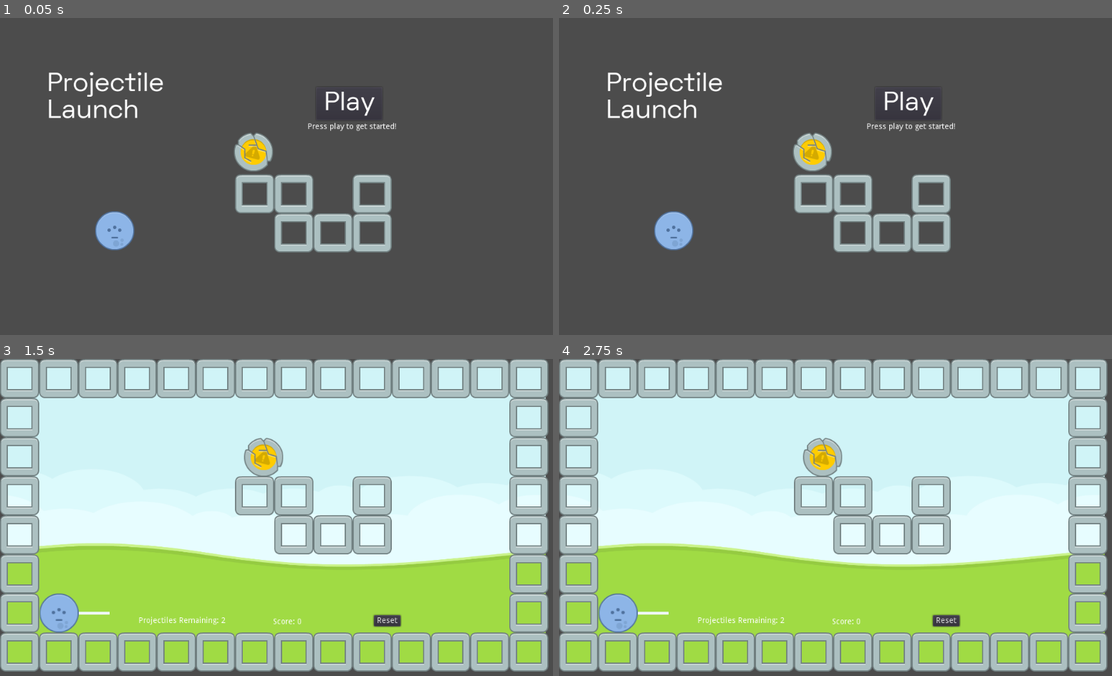
Above: before the commit, frames 1-4 (two rows, left to right).
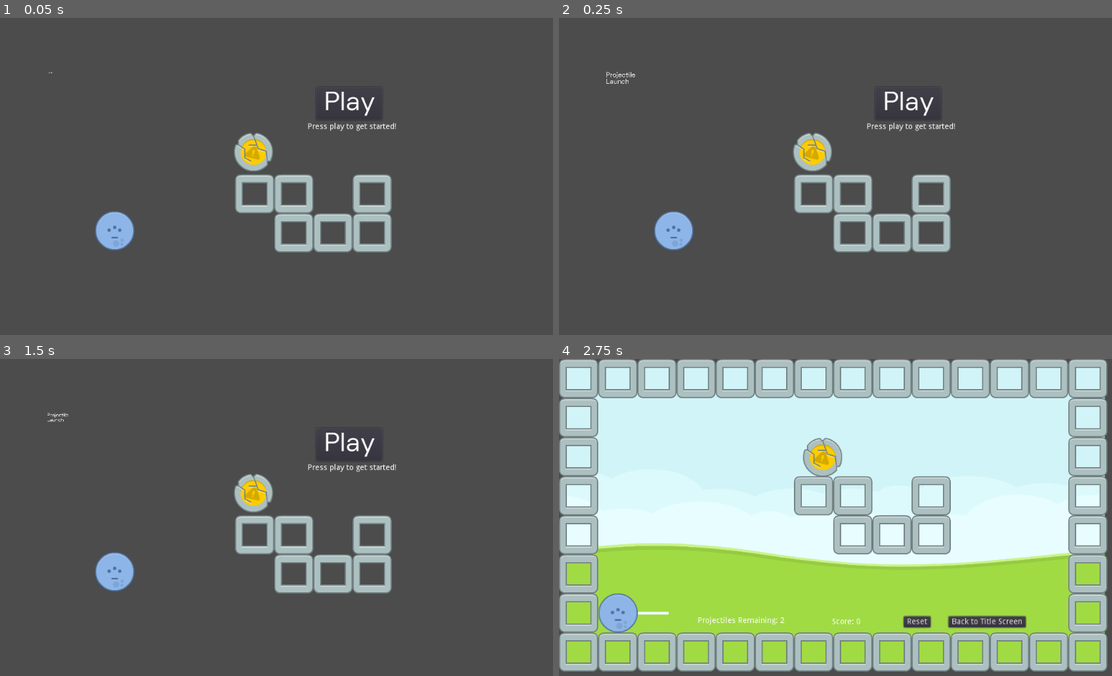
Above: after the commit, the same moments.

Repository: bsu-cs315/P1-Projectile-Launch
Game: Godot game, scene res://project/src/TitleScreen.tscn
The game is run twice, just before and just after one commit, with the same random seed, the same clock (stepped at 60 frames per second) and the same inputs.
Inputs (mouse positions are in pixels of both pictures, inside the frame that each line leads up to):
- Up to frame 1 (0.05 s): no input
- Up to frame 2 (0.25 s): no input
- Up to frame 3 (1.5 s): click "Play" at 0.5 s; click (425, 622) at 1.25 s, where only the run after the commit has a clickable "Back to Title Screen"
- Up to frame 4 (2.75 s): click (907, 444) at 2 s, where only the run after the commit has a clickable "Play"

The runs differ from the first frame. In frame 1, 0.8% of the frame differs, in the area x 8-30%, y 16-32%; in frame 2, 0.8%; in frame 3, 96%, in the area x 0-100%, y 0-99%; in frame 4, 0.9%.

Commit message:
Add game over scene

Diff:
--- /dev/null
+++ b/project/src/GameOver.gd
@@ -0,0 +1,11 @@
+extends CanvasLayer
+
+
+func _on_PlayAgain_pressed():
+# warning-ignore:return_value_discarded
+	get_tree().change_scene("res://project/src/Level.tscn")
+
+
+func _on_BackToTitleScreen_pressed():
+# warning-ignore:return_value_discarded
+	get_tree().change_scene("res://project/src/TitleScreen.tscn")
--- /dev/null
+++ b/project/src/GameOver.tscn
@@ -0,0 +1,89 @@
+[gd_scene load_steps=6 format=2]
+
+[ext_resource path="res://project/assets/fonts/SpaceGrotesk-Regular.ttf" type="DynamicFontData" id=1]
+[ext_resource path="res://project/src/GameOver.gd" type="Script" id=2]
+
+[sub_resource type="DynamicFont" id=1]
+size = 48
+font_data = ExtResource( 1 )
+
+[sub_resource type="DynamicFont" id=2]
+size = 48
+font_data = ExtResource( 1 )
+
+[sub_resource type="DynamicFont" id=3]
+size = 48
+font_data = ExtResource( 1 )
+
+[node name="GameOver" type="CanvasLayer"]
+script = ExtResource( 2 )
+
+[node name="YouLost" type="Label" parent="."]
+anchor_left = 0.5
+anchor_top = 0.5
+anchor_right = 0.5
+anchor_bottom = 0.5
+margin_left = -100.5
+margin_top = -150.0
+margin_right = 100.5
+margin_bottom = -105.0
+custom_fonts/font = SubResource( 1 )
+text = "You Lost"
+__meta__ = {
+"_edit_use_anchors_": false
+}
+
+[node name="PlayAgain" type="Button" parent="."]
+anchor_left = 0.5
+anchor_top = 0.5
+anchor_right = 0.5
+anchor_bottom = 0.5
+margin_left = -287.5
+margin_top = -25.0
+margin_right = -12.5
+margin_bottom = 25.0
+__meta__ = {
+"_edit_use_anchors_": false
+}
+
+[node name="Again" type="Label" parent="PlayAgain"]
+anchor_left = 0.5
+anchor_top = 0.5
+anchor_right = 0.5
+anchor_bottom = 0.5
+margin_left = -114.5
+margin_top = -22.5
+margin_right = 114.5
+margin_bottom = 22.5
+custom_fonts/font = SubResource( 2 )
+text = "Play Again"
+
+[node name="BackToTitleScreen" type="Button" parent="."]
+anchor_left = 0.5
+anchor_top = 0.5
+anchor_right = 0.5
+anchor_bottom = 0.5
+margin_left = 12.5
+margin_top = -25.0
+margin_right = 287.5
+margin_bottom = 25.0
+__meta__ = {
+"_edit_use_anchors_": false
+}
+
+[node name="TiltleScreen" type="Label" parent="BackToTitleScreen"]
+anchor_left = 0.5
+anchor_top = 0.5
+anchor_right = 0.5
+anchor_bottom = 0.5
+margin_left = -134.5
+margin_top = -22.5
+margin_right = 134.5
+margin_bottom = 22.5
+custom_fonts/font = SubResource( 3 )
+text = "Title Screen"
+__meta__ = {
+"_edit_use_anchors_": false
+}
+[connection signal="pressed" from="PlayAgain" to="." method="_on_PlayAgain_pressed"]
+[connection signal="pressed" from="BackToTitleScreen" to="." method="_on_BackToTitleScreen_pressed"]
--- a/project/src/HUD.gd
+++ b/project/src/HUD.gd
@@ -3,9 +3,16 @@
 func set_projectiles_remaining(projectiles_left):
 	$ProjectilesLeft.text = "Projectiles Remaining: " + str(projectiles_left)
 
+
 func update_score():
 	$Score.text = "Score: 10"
+
 
 func _on_ResetButton_pressed():
 # warning-ignore:return_value_discarded
 	get_tree().reload_current_scene()
+
+
+func _on_BackButton_pressed():
+# warning-ignore:return_value_discarded
+	get_tree().change_scene("res://project/src/TitleScreen.tscn")
--- a/project/src/HUD.tscn
+++ b/project/src/HUD.tscn
@@ -38,12 +38,27 @@
 anchor_top = 0.5
 anchor_right = 1.0
 anchor_bottom = 0.5
-margin_left = -356.0
-margin_top = 159.251
-margin_right = -308.0
-margin_bottom = 179.251
+margin_left = -408.397
+margin_top = 160.998
+margin_right = -360.397
+margin_bottom = 180.998
 text = "Reset"
 __meta__ = {
 "_edit_use_anchors_": false
 }
+
+[node name="BackButton" type="Button" parent="."]
+anchor_left = 0.523
+anchor_top = 0.469
+anchor_right = 0.523
+anchor_bottom = 0.469
+margin_left = 160.475
+margin_top = 179.491
+margin_right = 298.475
+margin_bottom = 199.491
+text = "Back to Title Screen"
+__meta__ = {
+"_edit_use_anchors_": false
+}
 [connection signal="pressed" from="ResetButton" to="." method="_on_ResetButton_pressed"]
+[connection signal="pressed" from="BackButton" to="." method="_on_BackButton_pressed"]
--- a/project/src/Level.gd
+++ b/project/src/Level.gd
@@ -2,9 +2,11 @@
 
 var projectiles_remaining
 
+
 func _ready():
 	projectiles_remaining = 2.0
 	add_projectile()
+
 
 func add_projectile():
 	var scene = load("res://project/src/Projectile.tscn")
@@ -13,12 +15,21 @@
 	add_child(projectile)
 	projectile.connect("projectile_launched", self, "launched")
 
+
 func launched():
 	if projectiles_remaining > 0:
 		add_projectile()
 		projectiles_remaining -= 1
 		$HUD.set_projectiles_remaining(projectiles_remaining)
 
-func _on_Area2D_body_entered(body):
+
+func _on_OutOfBounds_body_entered(body):
+	if "Target" in body.name:
+# warning-ignore:return_value_discarded
+		get_tree().change_scene("res://project/src/GameOver.tscn")
+
+
+func _on_TargetArea_body_entered(body):
 	if "Target" in body.name:
 		$HUD.update_score()
+		$YouWon.popup_centered_minsize(Vector2(250,100))
--- a/project/src/Level.tscn
+++ b/project/src/Level.tscn
@@ -34,6 +34,9 @@
 
 [sub_resource type="RectangleShape2D" id=3]
 
+[sub_resource type="RectangleShape2D" id=4]
+extents = Vector2( 419.528, 10 )
+
 [node name="Level" type="Node2D"]
 script = ExtResource( 5 )
 
@@ -54,9 +57,45 @@
 
 [node name="HUD" parent="." instance=ExtResource( 6 )]
 
-[node name="Area2D" type="Area2D" parent="."]
+[node name="TargetArea" type="Area2D" parent="."]
 
-[node name="CollisionShape2D" type="CollisionShape2D" parent="Area2D"]
-position = Vector2( 592.495, 262.417 )
+[node name="CollisionShape2D" type="CollisionShape2D" parent="TargetArea"]
+position = Vector2( 594.069, 284.459 )
 shape = SubResource( 3 )
-[connection signal="body_entered" from="Area2D" to="." method="_on_Area2D_body_entered"]
+
+[node name="OutOfBounds" type="Area2D" parent="."]
+
+[node name="CollisionShape2D" type="CollisionShape2D" parent="OutOfBounds"]
+position = Vector2( 489.758, 481.359 )
+shape = SubResource( 4 )
+
+[node name="YouWon" type="WindowDialog" parent="."]
+anchor_left = 0.5
+anchor_top = 0.5
+anchor_right = 0.5
+anchor_bottom = 0.5
+margin_left = -54.0
+margin_top = -20.0
+margin_right = 54.0
+margin_bottom = 20.0
+window_title = "You Won!"
+__meta__ = {
+"_edit_use_anchors_": false
+}
+
+[node name="RichTextLabel" type="RichTextLabel" parent="YouWon"]
+anchor_left = 0.5
+anchor_top = 0.5
+anchor_right = 0.5
+anchor_bottom = 0.5
+margin_left = -100.0
+margin_top = -15.0
+margin_right = 100.0
+margin_bottom = 15.0
+text = "Press reset to replay
+Press back to return to title"
+__meta__ = {
+"_edit_use_anchors_": false
+}
+[connection signal="body_entered" from="TargetArea" to="." method="_on_TargetArea_body_entered"]
+[connection signal="body_entered" from="OutOfBounds" to="." method="_on_OutOfBounds_body_entered"]
--- a/project/src/Projectile.gd
+++ b/project/src/Projectile.gd
@@ -1,6 +1,11 @@
 extends RigidBody2D
 
 signal projectile_launched
+
+const MIN_STRENGTH := 300.0
+const MAX_STRENGTH := 800.0
+const MIN_ARROW_LENGTH := 50.0
+const MAX_ARROW_LENGTH := 150.0
 
 export var strength := 500.0
 export var rotation_speed := 1.0
@@ -9,10 +14,6 @@
 var _in_the_air := false
 var _angle := 0.0
 
-const MIN_STRENGTH := 300.0
-const MAX_STRENGTH := 800.0
-const MIN_ARROW_LENGTH := 50.0
-const MAX_ARROW_LENGTH := 150.0
 
 func _process(delta):
 	if _in_the_air:
@@ -20,6 +21,7 @@
 	check_for_adjusted_angle(delta)
 	check_for_adjusted_strength()
 	check_for_launch()
+
 
 func check_for_adjusted_angle(delta):
 	if Input.is_action_pressed("rotate_angle_left"):
@@ -29,12 +31,14 @@
 	_angle = clamp(_angle, - PI /2, 0)
 	update()
 
+
 func check_for_adjusted_strength():
 	if Input.is_action_just_pressed("increase_strength"):
 		strength += strength_change_rate
 	if Input.is_action_just_pressed("decrease_strength"):
 		strength -= strength_change_rate
 	strength = clamp(strength, MIN_STRENGTH, MAX_STRENGTH)
+
 
 func check_for_launch():
 	var all_projectiles_asleep := true
@@ -46,6 +50,7 @@
 	if all_projectiles_asleep and Input.is_action_just_pressed("Launch"):
 		launch()
 
+
 func launch():
 	var direction = Vector2(1,0).rotated(_angle)
 	var velocity = direction * strength
@@ -54,12 +59,14 @@
 	emit_signal("projectile_launched")
 	_in_the_air = true
 
+
 func add_sound_effect():
 	var player = AudioStreamPlayer.new()
 	self.add_child(player)
 	player.stream = load("res://project/assets/launch_sound.wav")
 	player.play()
 
+
 func _draw():
 	if not _in_the_air:
 		var arrow_length = range_lerp(strength, MIN_STRENGTH, MAX_STRENGTH, MIN_ARROW_LENGTH, MAX_ARROW_LENGTH)
--- a/project/src/TitleScreen.gd
+++ b/project/src/TitleScreen.gd
@@ -1,4 +1,5 @@
 extends CanvasLayer
+
 
 func _on_PlayButton_pressed():
 # warning-ignore:return_value_discarded
--- a/project/src/TitleScreen.tscn
+++ b/project/src/TitleScreen.tscn
@@ -30,6 +30,21 @@
 size = 48
 font_data = ExtResource( 5 )
 
+[sub_resource type="Animation" id=4]
+resource_name = "grow"
+tracks/0/type = "value"
+tracks/0/path = NodePath(".:rect_scale")
+tracks/0/interp = 1
+tracks/0/loop_wrap = true
+tracks/0/imported = false
+tracks/0/enabled = true
+tracks/0/keys = {
+"times": PoolRealArray( 0, 1 ),
+"transitions": PoolRealArray( 1, 1 ),
+"update": 0,
+"values": [ Vector2( 1e-05, 1e-05 ), Vector2( 1, 1 ) ]
+}
+
 [node name="TitleScreen" type="CanvasLayer"]
 script = ExtResource( 4 )
 
@@ -46,7 +61,7 @@
 "_edit_use_anchors_": false
 }
 
-[node name="Label" type="Label" parent="PlayButton"]
+[node name="Play" type="Label" parent="PlayButton"]
 anchor_left = 0.5
 anchor_top = 0.5
 anchor_right = 0.5
@@ -94,6 +109,7 @@
 margin_top = 97.4941
 margin_right = 293.199
 margin_bottom = 190.494
+rect_scale = Vector2( 1e-05, 1e-05 )
 custom_fonts/font = SubResource( 3 )
 text = "Projectile
 Launch"
@@ -110,4 +126,9 @@
 __meta__ = {
 "_edit_use_anchors_": false
 }
+
+[node name="AnimationPlayer" type="AnimationPlayer" parent="."]
+root_node = NodePath("../Title")
+autoplay = "grow"
+anims/grow = SubResource( 4 )
 [connection signal="pressed" from="PlayButton" to="." method="_on_PlayButton_pressed"]
Not shown: 1 places in project/src/Level.tscn that only renumber resources
Not shown: 1 places in project/src/TitleScreen.tscn that only renumber resources
Not shown, changed: .gitignore
